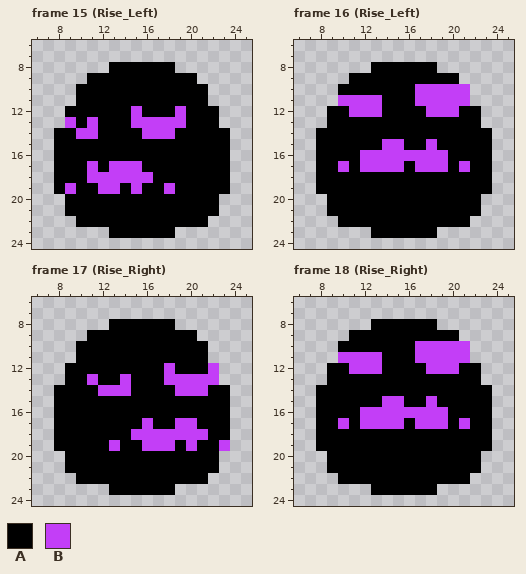
One commit to this pixel-art file: Player/Visuals/Core.aseprite. This is how it looked before the edit.
32x32 pixels, 18 frames. Shown: frame 15 (Rise_Left): x 6..25, y 6..24; frame 16 (Rise_Left): x 6..25, y 6..24; frame 17 (Rise_Right): x 6..25, y 6..24; frame 18 (Rise_Right): x 6..25, y 6..24. The commit also changed other frames, which this record leaves out.
Palette (. is transparent): A #000000  B #c33ef7
Pixels before, frame 15 (Rise_Left), first column x 8:
 8 .....AAAAAA.....
 9 ...AAAAAAAAAA...
10 ..AAAAAAAAAAAA..
11 ..AAAAAAAAAAAA..
12 .AAAAAABAAABAAA.
13 .BABAAABBBBBAAA.
14 AABBAAAABBBAAAAA
15 AAAAAAAAAAAAAAAA
16 AAAAAAAAAAAAAAAA
17 AAABABBBAAAAAAAA
18 AAABBBBBBAAAAAAA
19 ABAABBABAABAAAAA
20 .AAAAAAAAAAAAAA.
21 .AAAAAAAAAAAAAA.
22 ..AAAAAAAAAAAA..
23 .....AAAAAA.....
Pixels before, frame 16 (Rise_Left), first column x 8:
 8 .....AAAAAA.....
 9 ...AAAAAAAAAA...
10 ..AAAAAAABBBBB..
11 ..BBBBAAABBBBB..
12 .AABBBAAAABBBAA.
13 .AAAAAAAAAAAAAA.
14 AAAAAAAAAAAAAAAA
15 AAAAAABBAABAAAAA
16 AAAABBBBBBBBAAAA
17 AABABBBBABBBABAA
18 AAAAAAAAAAAAAAAA
19 AAAAAAAAAAAAAAAA
20 .AAAAAAAAAAAAAA.
21 .AAAAAAAAAAAAAA.
22 ..AAAAAAAAAAAA..
23 .....AAAAAA.....
Pixels before, frame 17 (Rise_Right), first column x 8:
 8 .....AAAAAA.....
 9 ...AAAAAAAAAA...
10 ..AAAAAAAAAAAA..
11 ..AAAAAAAAAAAA..
12 .AAAAAAAAABAAAB.
13 .AABAABAAABBBBB.
14 AAAABBBAAAABBBAA
15 AAAAAAAAAAAAAAAA
16 AAAAAAAAAAAAAAAA
17 AAAAAAAABAABBAAA
18 AAAAAAABBBBBBBAA
19 AAAAABAABBBABAAB
20 .AAAAAAAAAAAAAA.
21 .AAAAAAAAAAAAAA.
22 ..AAAAAAAAAAAA..
23 .....AAAAAA.....
Pixels before, frame 18 (Rise_Right), first column x 8:
 8 .....AAAAAA.....
 9 ...AAAAAAAAAA...
10 ..AAAAAAABBBBB..
11 ..BBBBAAABBBBB..
12 .AABBBAAAABBBAA.
13 .AAAAAAAAAAAAAA.
14 AAAAAAAAAAAAAAAA
15 AAAAAABBAABAAAAA
16 AAAABBBBBBBBAAAA
17 AABABBBBABBBABAA
18 AAAAAAAAAAAAAAAA
19 AAAAAAAAAAAAAAAA
20 .AAAAAAAAAAAAAA.
21 .AAAAAAAAAAAAAA.
22 ..AAAAAAAAAAAA..
23 .....AAAAAA.....
The same view after the edit:
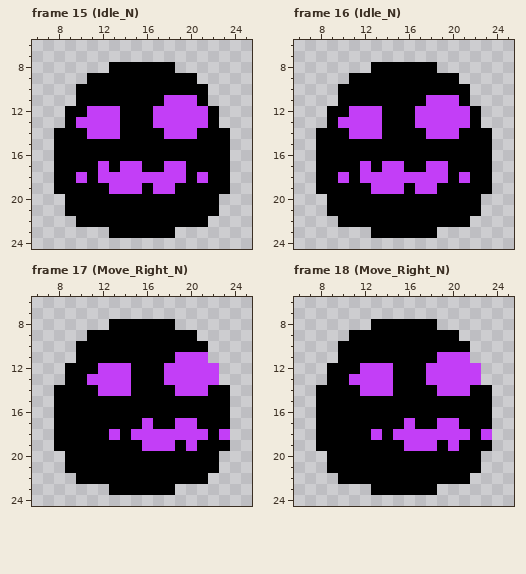
What changed:
layer "Sad" added
layer "Neutral" added
layer "Layer 0" removed
Frame 15 (Idle_N), layers "Neutral", "Sad":
Colour A replaces colour B in row 12 at x 15; in row 13 at x 9 and 15 to 16; in row 14 at x 10 and 16 to 17; in row 17 at x 11 and 13; in row 18 at x 11; in row 19 at x 9 and 12.
Colour B replaces colour A in row 11 at x 18 to 20; in row 12 at x 11 to 13, 17 to 18 and 20 to 21; in row 13 at x 10, 12 to 13 and 20 to 21; in row 14 at x 12 to 13 and 19 to 20; in row 17 at x 12 and 18 to 19; in row 18 at x 10, 17 to 19 and 21.
Colour B replaces colour A in row 19 at x 14 and 17.
Frame 16 (Idle_N), layers "Neutral", "Sad":
Colour A replaces colour B in row 10 at x 17 to 21; in row 11 at x 10 to 13, 17 and 21; in row 15 at x 14 to 15 and 18; in row 16 at x 12 to 19; in row 17 at x 10, 13, 17 and 21.
Colour B replaces colour A in row 12 at x 17 and 21; in row 13 at x 10 to 13 and 17 to 21; in row 14 at x 11 to 13 and 18 to 20; in row 18 at x 10, 12 to 19 and 21; in row 19 at x 13 to 15 and 17 to 18.
Frame 17 (Move_Right_N), layer "Neutral":
Colour A replaces colour B in row 19 at x 13 and 23.
Colour B replaces colour A in row 11 at x 19 to 21; in row 12 at x 12 to 14 and 19 to 21; in row 13 at x 12 to 13; in row 18 at x 13 and 23.
Frame 18 (Move_Right_N), layers "Neutral", "Sad":
Colour A replaces colour B in row 10 at x 17 to 21; in row 11 at x 10 to 13 and 17 to 18; in row 12 at x 11; in row 15 at x 14 to 15 and 18; in row 16 at x 12 to 19; in row 17 at x 10, 12 to 15, 17 to 18 and 21.
Colour B replaces colour A in row 12 at x 14 and 21 to 22; in row 13 at x 11 to 14 and 18 to 22; in row 14 at x 12 to 14 and 19 to 21; in row 17 at x 16 and 20; in row 18 at x 13, 15 to 21 and 23; in row 19 at x 16 to 18 and 20.
Boxes around the changes in both pictures, in picture pixels (x1, y1, x2, y2):
changed: (65, 95, 208, 194)
changed: (338, 84, 470, 194)
changed: (175, 352, 208, 374)
changed: (98, 363, 131, 385)
changed: (109, 429, 120, 451)
changed: (219, 429, 230, 451)
changed: (338, 341, 492, 451)
